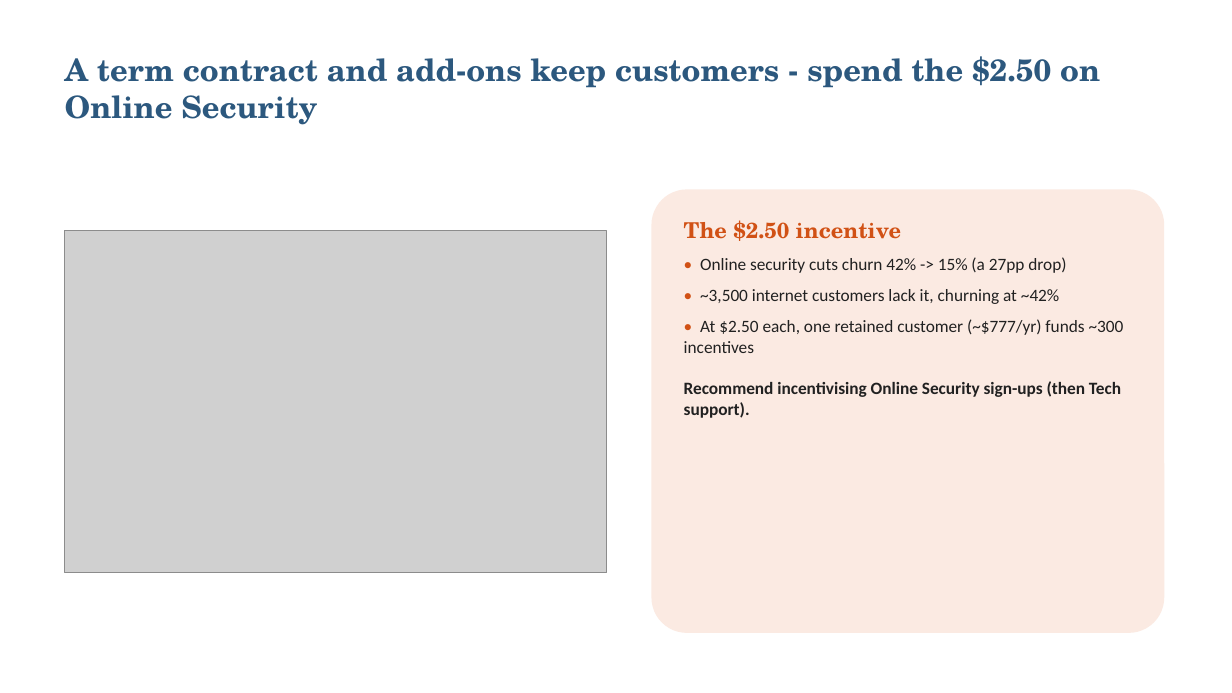
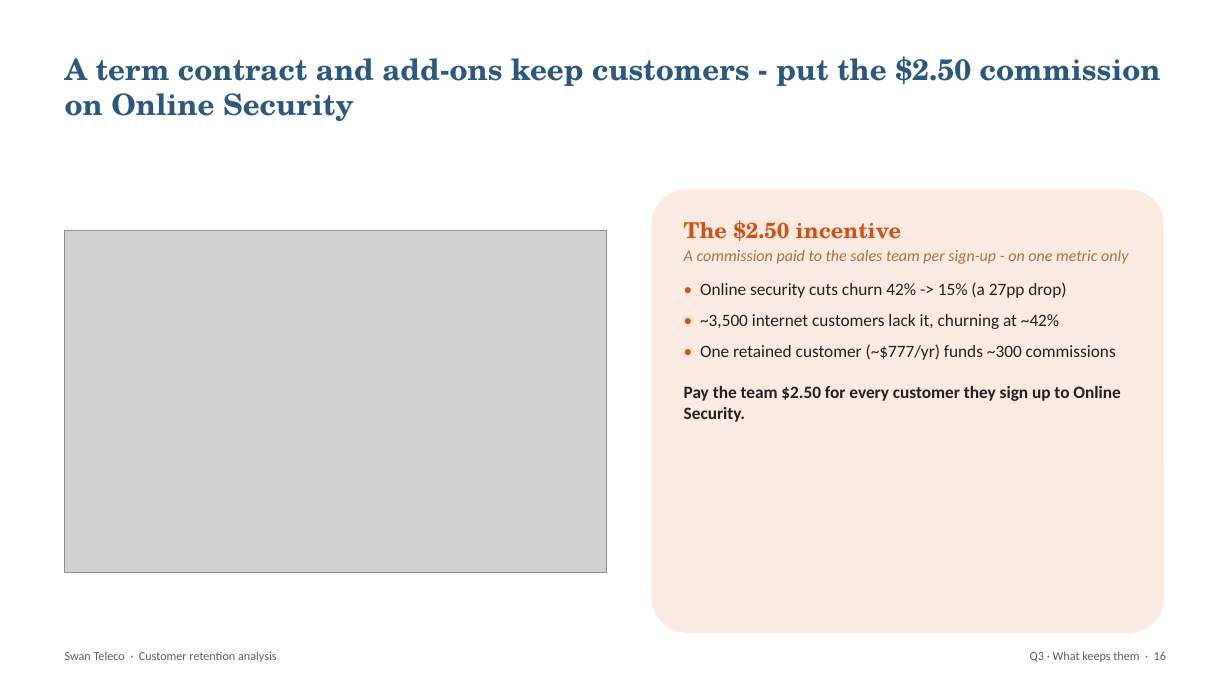
Before and after one commit to Sai-Bolla/SwanTeleco, a slide deck: slide 16 of Swan_Teleco_EDA_Clustering_Deck.pptx (slide 5 before the commit). Drawn at 1232x693 pixels with LibreOffice and Linux fonts; fonts in the diff are those of the drawing; grey boxes stand for pictures. Boxes give left, top, right and bottom in pixels: in the first picture for what was removed or moved away, otherwise in the second. Text is boxed around its words. In the diff, an @@ line names an element or a change of style, - is before the commit and + after.

```diff
--- a/Swan_Teleco_EDA_Clustering_Deck.pptx
+++ b/Swan_Teleco_EDA_Clustering_Deck.pptx
@@ text at [65, 56, 1161, 121]: text changed; size 24 to 23 pt @@
-A term contract and add-ons keep customers - spend the $2.50 on Online Security
+A term contract and add-ons keep customers - put the $2.50 commission on Online Security
@@ text at [684, 250, 1128, 264]: paragraph added @@
+A commission paid to the sales team per sign-up - on one metric only
@@ text at [684, 344, 1120, 422]: text changed @@
-• At $2.50 each, one retained customer (~$777/yr) funds ~300 incentives
-Recommend incentivising Online Security sign-ups (then Tech support).
+• One retained customer (~$777/yr) funds ~300 commissions
+Pay the team $2.50 for every customer they sign up to Online Security.
@@ text added at [65, 651, 277, 662], 9.5 pt, text #5F5E5A @@
+Swan Teleco · Customer retention analysis
@@ text added at [1030, 651, 1166, 662], 9.5 pt, text #5F5E5A @@
+Q3 · What keeps them · 16
```
Also in this commit, not shown: 6 other slides changed, 15 slides added, 2 slides removed, 3 other files.
